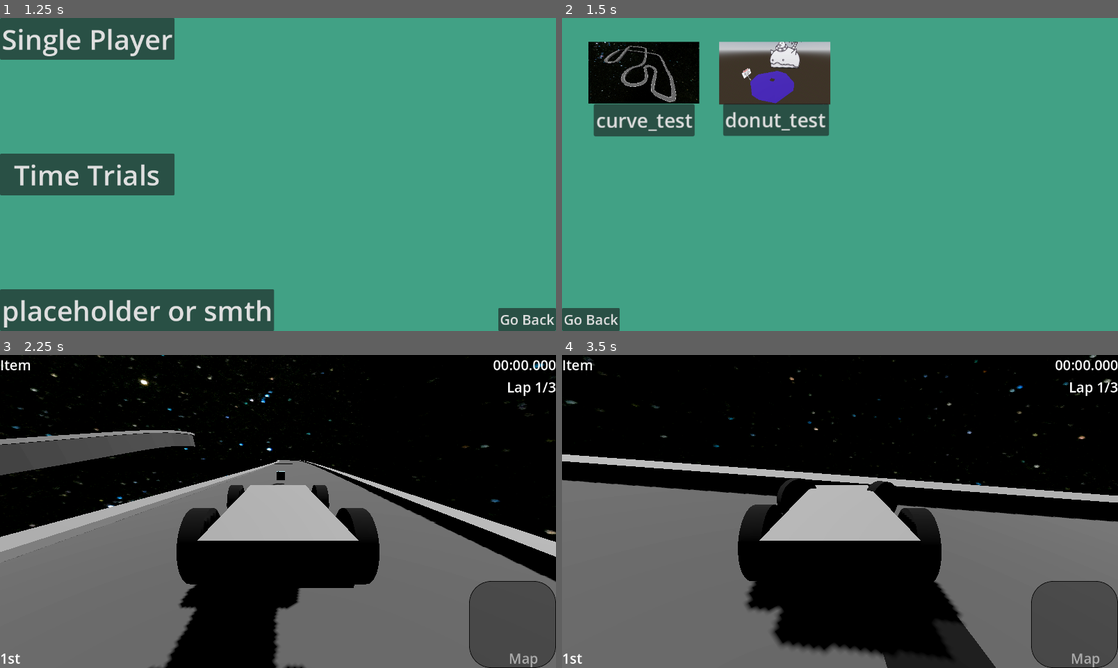
Above: before the commit, frames 1-4 (two rows, left to right).
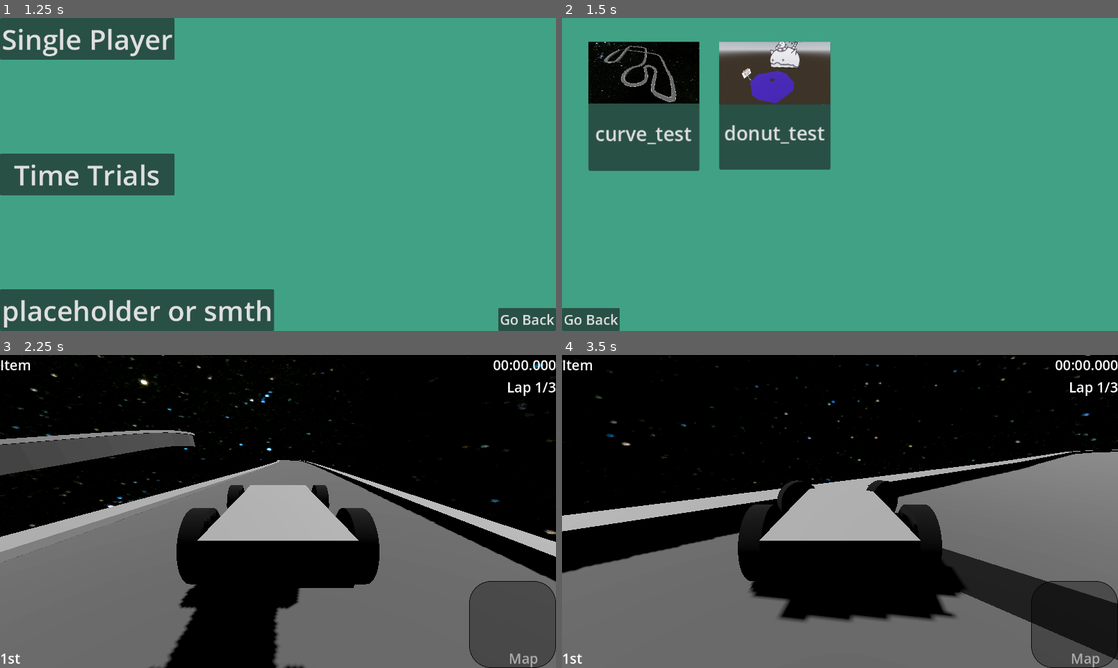
Above: after the commit, the same moments.

Repository: worcestertechnicalhighschool/kart-racer-origin
Game: Godot game, scene res://scenes/ui_scenes/menus/title_screen.tscn
Two runs of this game, one before a commit and one after it. Both use one fixed random seed, a clock stepped at 60 frames per second and the inputs below.
Inputs:
- Up to frame 1 (1.25 s): click "Single Player" at 0.5 s
- Up to frame 2 (1.5 s): click "Single Player" at 1.25 s
- Up to frame 3 (2.25 s): click "curve_test" at 2 s
- Up to frame 4 (3.5 s): hold D (right) from 2.78 s (still down); hold Shift (drift) from 2.78 s (still down)

Frame 1 is identical in both runs. In frame 2, 5.9% of the frame differs, in the area x 4-49%, y 27-49%; in frame 3, less than 0.1%; in frame 4, 25%, in the area x 0-100%, y 0-100%.

Commit message:
added checkpoints to curve_test.tscn

Diff:
--- a/scenes/map_scenes/curve_test.tscn
+++ b/scenes/map_scenes/curve_test.tscn
@@ -1,10 +1,8 @@
-[gd_scene load_steps=15 format=3 uid="uid://reojy8we20ey"]
+[gd_scene load_steps=13 format=3 uid="uid://reojy8we20ey"]
 
 [ext_resource type="PackedScene" uid="uid://dkuwcntbn4jl2" path="res://scenes/object_scenes/car.tscn" id="1_rflty"]
 [ext_resource type="Texture2D" uid="uid://b3jjiel6oe0xy" path="res://assets/images/skyboxes/skybox_finance.jpg" id="1_tl23f"]
-[ext_resource type="PackedScene" uid="uid://bgfoxm83j36w0" path="res://scenes/object_scenes/oil.tscn" id="3_85lhp"]
-[ext_resource type="PackedScene" uid="uid://bf3fqtxll42pt" path="res://scenes/object_scenes/bomb.tscn" id="4_uocss"]
-[ext_resource type="PackedScene" uid="uid://bl7yp56hkp8e6" path="res://scenes/object_scenes/item_box.tscn" id="5_vu073"]
+[ext_resource type="PackedScene" uid="uid://cwatj2d6r6oql" path="res://scenes/object_scenes/checkpoint.tscn" id="3_4kmce"]
 
 [sub_resource type="PanoramaSkyMaterial" id="PanoramaSkyMaterial_tl4ks"]
 panorama = ExtResource("1_tl23f")
@@ -118,13 +116,6 @@
 
 [node name="Obstacles" type="Node3D" parent="."]
 
-[node name="Oil" parent="Obstacles" instance=ExtResource("3_85lhp")]
-transform = Transform3D(9, 0, 0, 0, 9, 0, 0, 0, 9, 323.1, 17.0421, 197.287)
-
-[node name="bomb" parent="Obstacles" instance=ExtResource("4_uocss")]
-transform = Transform3D(1, 0, 0, 0, 1, 0, 0, 0, 1, 351.363, 16.9246, 271.526)
-TTB = 1
-
 [node name="Start Line" type="RigidBody3D" parent="."]
 transform = Transform3D(0.924626, 0, 0.380877, 0, 1, 0, -0.380877, 0, 0.924626, 370.894, -0.0969887, 284.317)
 
@@ -137,5 +128,32 @@
 transform = Transform3D(1, 0, 0, 0, 1, 0, 0, 0, 1, -19.7655, 17.1795, -2.10855)
 shape = SubResource("ConvexPolygonShape3D_x5nv1")
 
-[node name="ItemBox" parent="." instance=ExtResource("5_vu073")]
-transform = Transform3D(1, 0, 0, 0, 1, 0, 0, 0, 1, 346.555, 17.9494, 263.94)
+[node name="Checkpoints" type="Node3D" parent="."]
+
+[node name="checkpoint2" parent="Checkpoints" instance=ExtResource("3_4kmce")]
+transform = Transform3D(1, -8.74228e-07, -5.28196e-07, -8.74228e-08, -10, 0, -2.98023e-08, 2.6054e-14, -17.7233, 187.807, 16.799, 72.4981)
+
+[node name="checkpoint3" parent="Checkpoints" instance=ExtResource("3_4kmce")]
+transform = Transform3D(1, 0, 5.56246e-07, 0, 10, 0, -2.98023e-08, 0, 18.6645, -116.804, 16.6278, 78.8338)
+
+[node name="checkpoint4" parent="Checkpoints" instance=ExtResource("3_4kmce")]
+transform = Transform3D(1, 0, 5.11956e-07, 0, 10, 0, -2.98023e-08, 0, 17.1784, -127.77, 16.5547, 344.393)
+
+[node name="checkpoint5" parent="Checkpoints" instance=ExtResource("3_4kmce")]
+transform = Transform3D(1, -0.000218749, -0.00544753, 0, 9.94522, -2.73596, 0.000209272, 1.04528, 26.0309, 30.8615, 50.2065, 26.6852)
+
+[node name="checkpoint6" parent="Checkpoints" instance=ExtResource("3_4kmce")]
+transform = Transform3D(18.0168, -0.879944, 0.0714156, 1.60721, 9.96048, -0.0057196, -1.28465, 0.120484, 0.994424, 160.324, 39.6707, 165.262)
+
+[node name="checkpoint" parent="Checkpoints" instance=ExtResource("3_4kmce")]
+transform = Transform3D(1, 0, 0, 0, 10, 0, 0, 0, 18.8794, 140.55, 20.0661, 469.575)
+
+[node name="checkpoint7" parent="Checkpoints" instance=ExtResource("3_4kmce")]
+transform = Transform3D(1, 0, 0, 0, 9.98601, -0.974408, 0, 0.528763, 18.4023, 238.218, 22.3877, 297.384)
+
+[node name="checkpoint8" parent="Checkpoints" instance=ExtResource("3_4kmce")]
+transform = Transform3D(1, 0, 0, 0, 10, 0, 0, 0, 18.0595, 324.23, 17.0912, 477.231)
+
+[node name="start_line" parent="Checkpoints" instance=ExtResource("3_4kmce")]
+transform = Transform3D(16.6533, 0, 0.379521, 0, 1, 0, -6.83138, 0, 0.925183, 351.933, 16.9868, 279.573)
+START_OR_FINISH_LINE = true
--- a/scenes/object_scenes/car.tscn
+++ b/scenes/object_scenes/car.tscn
@@ -33,7 +33,6 @@
 [node name="FrontLeftWheel" type="VehicleWheel3D" parent="."]
 transform = Transform3D(1, 0, 0, 0, 1, 0, 0, 0, 1, 1, 0, 1.1538)
 use_as_steering = true
-wheel_roll_influence = 0.3
 suspension_stiffness = 50.0
 damping_compression = 3.0
 damping_relaxation = 5.0
@@ -45,7 +44,6 @@
 [node name="BackLeftWheel" type="VehicleWheel3D" parent="."]
 transform = Transform3D(1, 0, 0, 0, 1, 0, 0, 0, 1, 1, 0, -1.154)
 use_as_traction = true
-wheel_roll_influence = 0.3
 suspension_stiffness = 50.0
 damping_compression = 3.0
 damping_relaxation = 5.0
@@ -57,7 +55,6 @@
 [node name="FrontRightWheel" type="VehicleWheel3D" parent="."]
 transform = Transform3D(1, 0, 0, 0, 1, 0, 0, 0, 1, -1, 0, 1.1538)
 use_as_steering = true
-wheel_roll_influence = 0.3
 suspension_stiffness = 50.0
 damping_compression = 3.0
 damping_relaxation = 5.0
@@ -69,7 +66,6 @@
 [node name="BackRightWheel" type="VehicleWheel3D" parent="."]
 transform = Transform3D(1, 0, 0, 0, 1, 0, 0, 0, 1, -1, 0, -1.154)
 use_as_traction = true
-wheel_roll_influence = 0.3
 suspension_stiffness = 50.0
 damping_compression = 3.0
 damping_relaxation = 5.0
--- a/scenes/ui_scenes/menus/track_select.tscn
+++ b/scenes/ui_scenes/menus/track_select.tscn
@@ -20,6 +20,7 @@
 color = Color(0.255341, 0.630284, 0.522835, 1)
 
 [node name="curve_test" type="TextureRect" parent="."]
+visibility_layer = 2
 layout_mode = 0
 offset_left = 61.0
 offset_top = 55.0
@@ -29,14 +30,15 @@
 texture = ExtResource("2_i2ugi")
 
 [node name="curve_test_button" type="Button" parent="curve_test"]
+show_behind_parent = true
 layout_mode = 0
-offset_left = 60.0
-offset_top = 715.0
-offset_right = 226.0
-offset_bottom = 768.0
+offset_right = 182.45
+offset_bottom = 212.0
 scale = Vector2(7, 7)
 theme_override_font_sizes/font_size = 32
-text = "curve_test"
+text = "
+
+curve_test"
 
 [node name="donut_test" type="TextureRect" parent="."]
 layout_mode = 0
@@ -48,14 +50,15 @@
 texture = ExtResource("3_nfp05")
 
 [node name="donut_test_button" type="Button" parent="donut_test"]
+show_behind_parent = true
 layout_mode = 0
-offset_left = 45.0002
-offset_top = 710.0
-offset_right = 219.0
-offset_bottom = 763.0
+offset_right = 183.0
+offset_bottom = 210.0
 scale = Vector2(7, 7)
 theme_override_font_sizes/font_size = 32
-text = "donut_test
+text = "
+
+donut_test
 "
 
 [node name="Go back" type="Button" parent="."]
@@ -66,6 +69,11 @@
 theme_override_font_sizes/font_size = 32
 text = "Go Back"
 
+[node name="TextureButton" type="TextureButton" parent="."]
+layout_mode = 0
+offset_right = 40.0
+offset_bottom = 40.0
+
 [connection signal="pressed" from="curve_test/curve_test_button" to="." method="_on_texture_button_pressed"]
 [connection signal="pressed" from="donut_test/donut_test_button" to="." method="_on_donut_test_button_pressed"]
 [connection signal="pressed" from="Go back" to="." method="_on_button_pressed"]
Not shown: 1 places in scenes/object_scenes/car.tscn that only renumber resources
